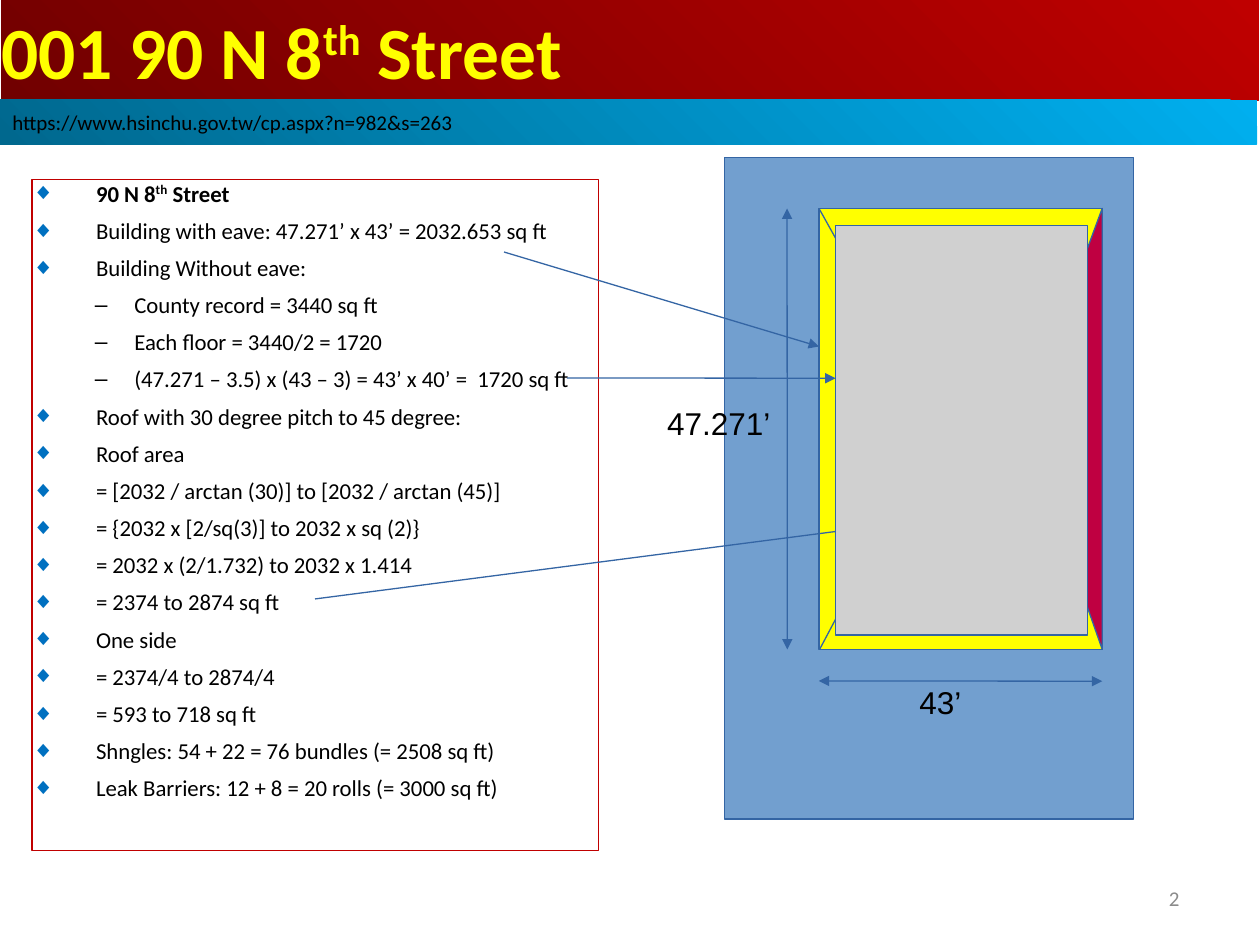
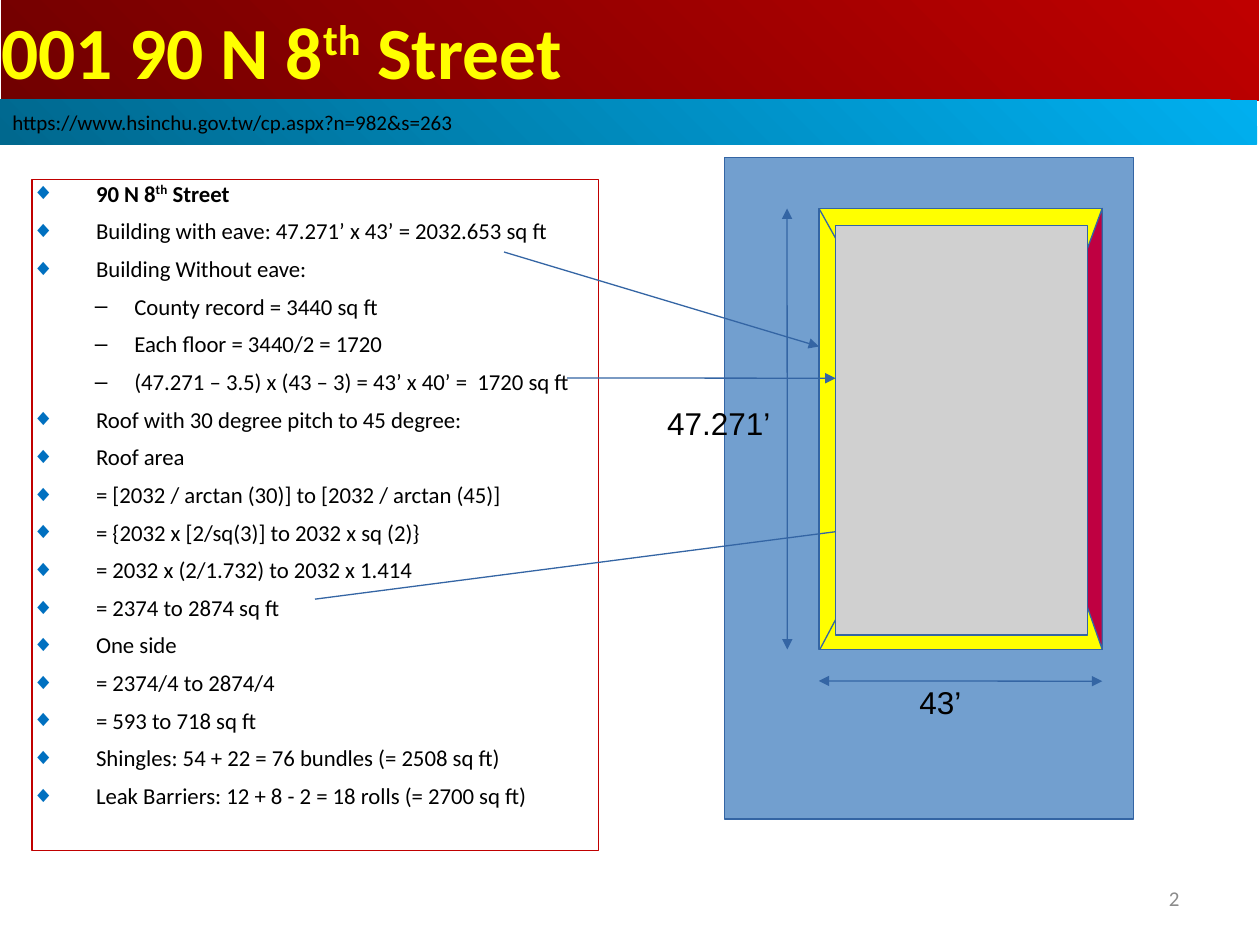
Before and after one commit to peterhchen/1000_Family, a slide deck: slide 2 of Real_Estate/SanJose_90_8th/000_90N8th_SanJose_Roof.ppt. Drawn at 1260x945 pixels with LibreOffice and Linux fonts; fonts in the diff are those of the drawing; grey boxes stand for pictures. Boxes give left, top, right and bottom in pixels: in the first picture for what was removed or moved away, otherwise in the second. Text is boxed around its words. In the diff, an @@ line names an element or a change of style, - is before the commit and + after.

```diff
--- a/Real_Estate/SanJose_90_8th/000_90N8th_SanJose_Roof.ppt
+++ b/Real_Estate/SanJose_90_8th/000_90N8th_SanJose_Roof.ppt
@@ text in rectangle at bbox=[96, 749, 526, 808]: text changed @@
-◆ Shngles: 54 + 22 = 76 bundles (= 2508 sq ft)
-◆ Leak Barriers: 12 + 8 = 20 rolls (= 3000 sq ft)
+◆ Shingles: 54 + 22 = 76 bundles (= 2508 sq ft)
+◆ Leak Barriers: 12 + 8 - 2 = 18 rolls (= 2700 sq ft)
```
Also in this commit, not shown: 1 other slide changed.
